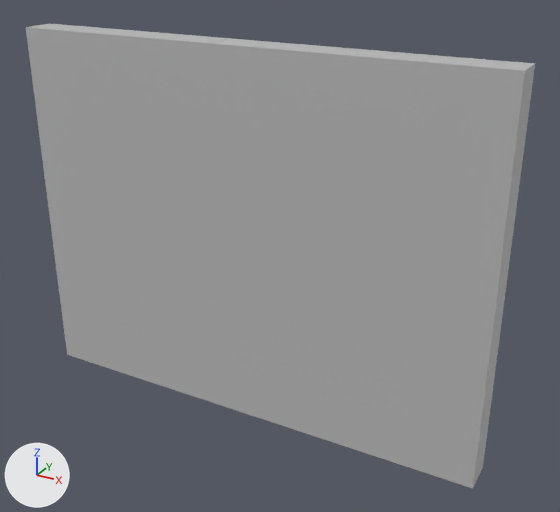
What one commit did to the FBX model Assets/Models/panelFour.fbx.
Camera for both pictures: a 50 mm camera at (0.0858, -0.0569, 0.0266) aimed at (0.0697, -0.0276, 0.012). The lights are fixed; the arrows at lower left show +X, +Y and +Z. Where no turn or scale is listed for an object, it has been applied to the vertices.
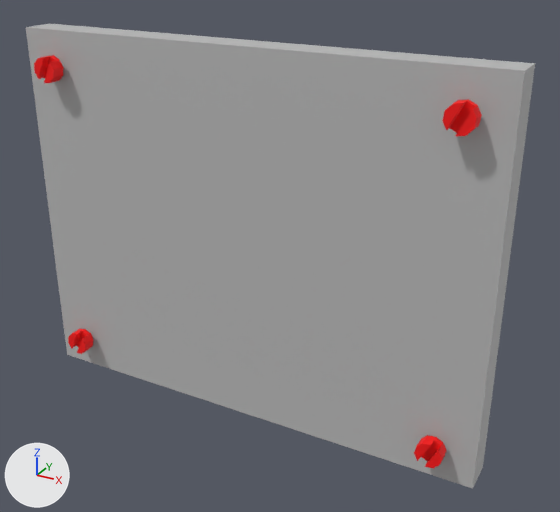
The change in detail:
Material 'blinn3' (mat_blinn3) is new.
Its base color is (1.0, 0.0, 0.0) (red #ff0000).
Its roughness is 0.749.
Mesh me_mesh_001 is new.
It has 70 vertices, 80 faces and spans x -0.00062..0.00062, y -0.00052..0.00241, z -0.00062..0.00062.
It uses material mat_blinn3 (red #ff0000).
Mesh me_mesh_003 is new.
It has 70 vertices, 80 faces and spans x -0.00062..0.00062, y -0.00052..0.00241, z -0.00062..0.00062.
It uses material mat_blinn3 (red #ff0000).
Mesh me_mesh_002 is new.
It has 70 vertices, 80 faces and spans x -0.00062..0.00062, y -0.00052..0.00241, z -0.00062..0.00062.
It uses material mat_blinn3 (red #ff0000).
Mesh me_mesh_004 is new.
It has 70 vertices, 80 faces and spans x -0.00062..0.00062, y -0.00052..0.00241, z -0.00062..0.00062.
It uses material mat_blinn3 (red #ff0000).
Object 'upperTopLeft14' (ob_uppertopleft14) is new; it shows me_mesh_001.
Its location is (0.07816, -0.02909, 0.00502).
Object 'upperTopLeft16' (ob_uppertopleft16) is new; it shows me_mesh_003.
Its location is (0.05804, -0.02909, 0.01988).
Object 'upperTopLeft15' (ob_uppertopleft15) is new; it shows me_mesh_002.
Its location is (0.05804, -0.02909, 0.00502).
Object 'upperTopLeft17' (ob_uppertopleft17) is new; it shows me_mesh_004.
Its location is (0.07816, -0.02909, 0.01988).

Where the change shows, as pixel boxes [x1, y1, x2, y2] in the pictures (560 x 512 px):
'upperTopLeft17', added (red): after [442, 99, 482, 136]
'upperTopLeft14', added (red): after [414, 435, 446, 468]
'upperTopLeft16', added (red): after [34, 55, 63, 83]
'upperTopLeft15', added (red): after [68, 329, 93, 354]
